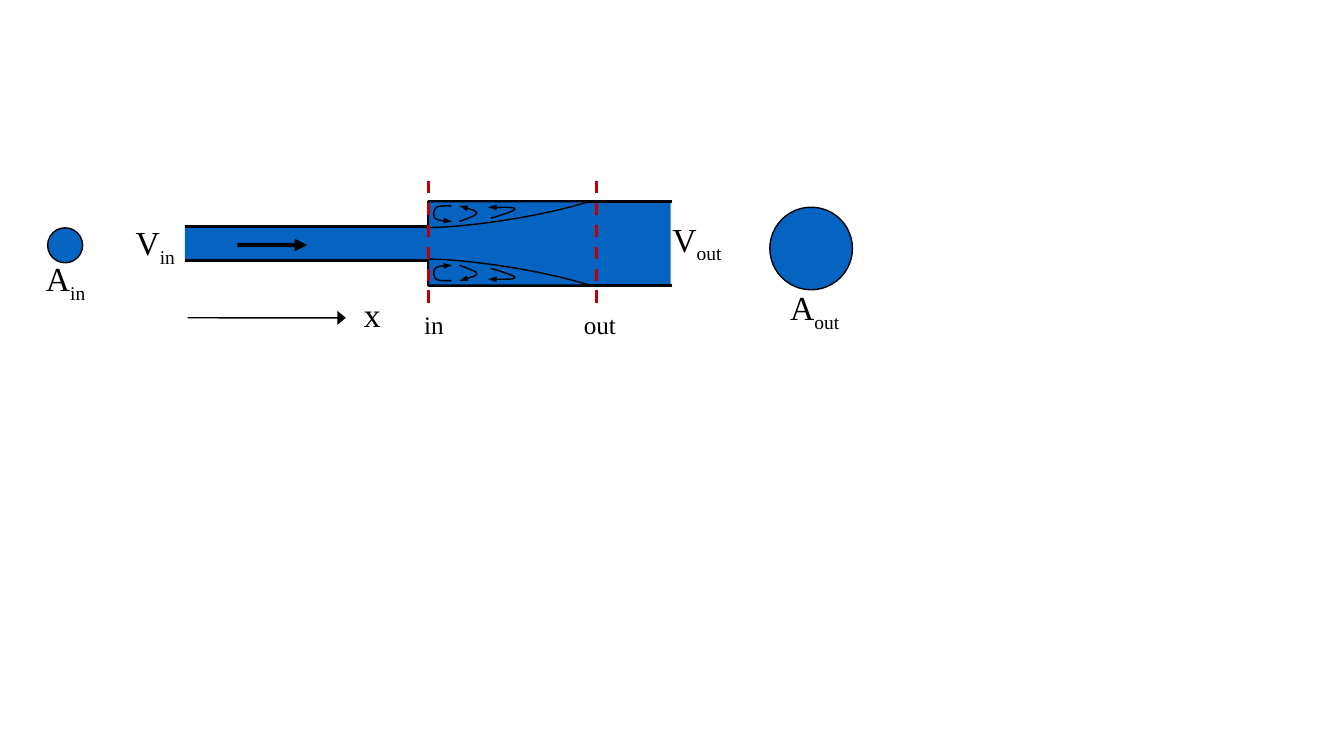
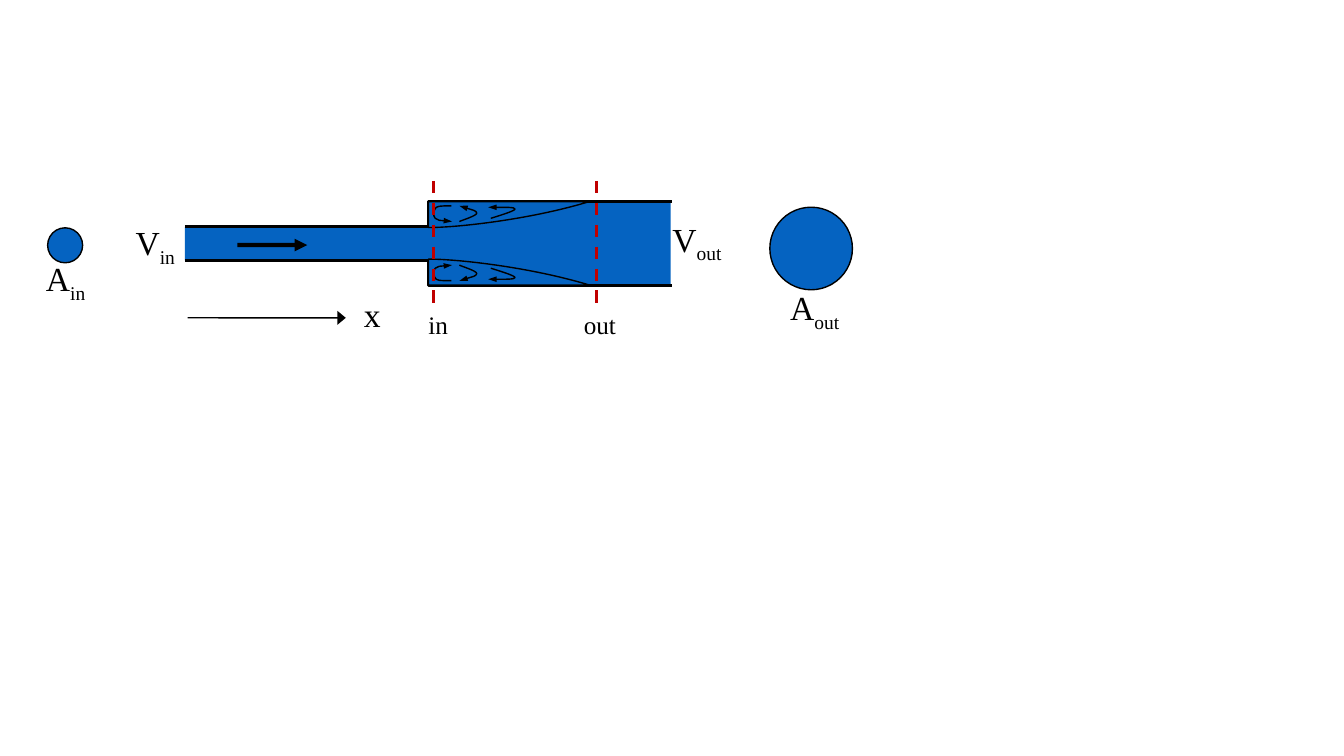
Before and after one commit to AguaClara/SWOT, a slide deck: slide 10 of AguaClara Water Treatment Plant Design/Diagrams.pptx (slide 9 before the commit). Drawn at 1344x756 pixels with LibreOffice and Linux fonts; fonts in the diff are those of the drawing. Boxes give left, top, right and bottom in pixels: in the first picture for what was removed or moved away, otherwise in the second. Text is boxed around its words. In the diff, an @@ line names an element or a change of style, - is before the commit and + after.

```diff
--- a/AguaClara Water Treatment Plant Design/Diagrams.pptx
+++ b/AguaClara Water Treatment Plant Design/Diagrams.pptx
@@ line moved from (429, 180) - (429, 310) to (434, 180) - (434, 310) @@
@@ text "in": place and size @@
-text "in" at [424,317,444,334]
+text "in" at [428,317,448,334]
```
Also in this commit, not shown: 1 slide added, 6 other files.
